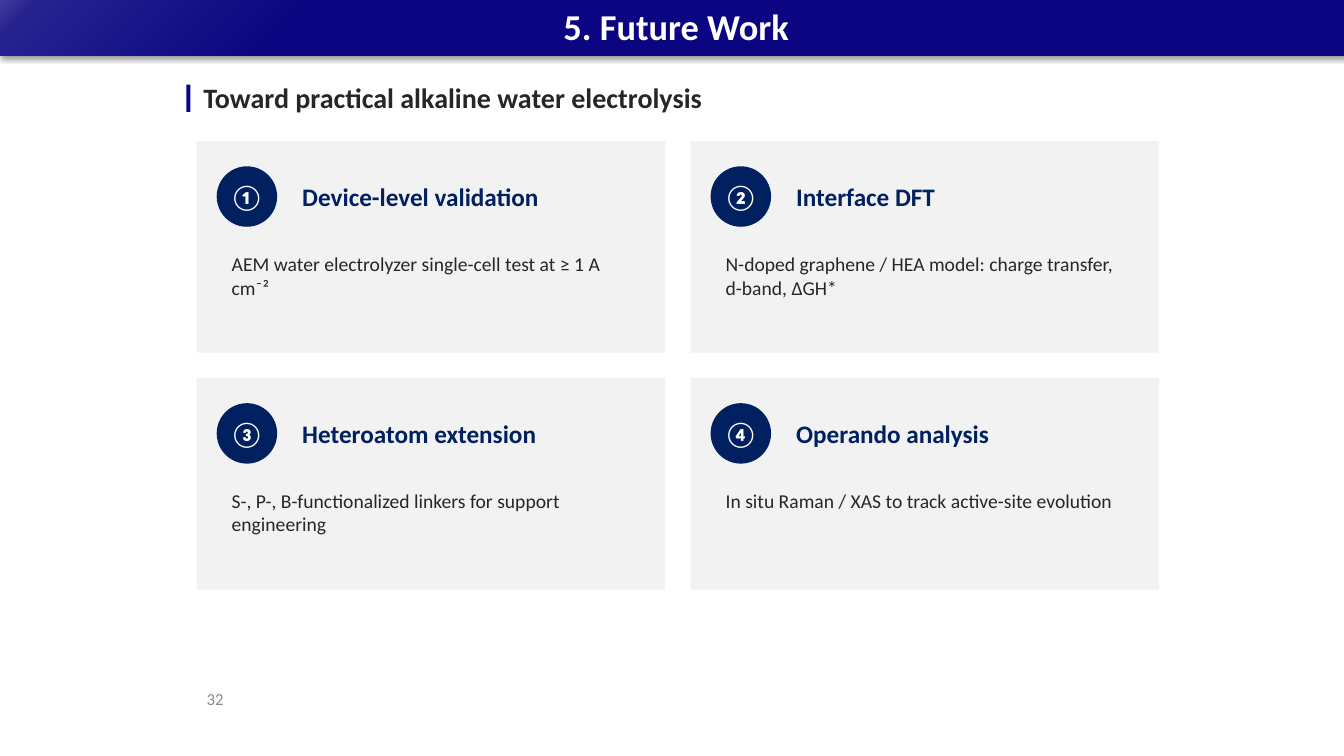
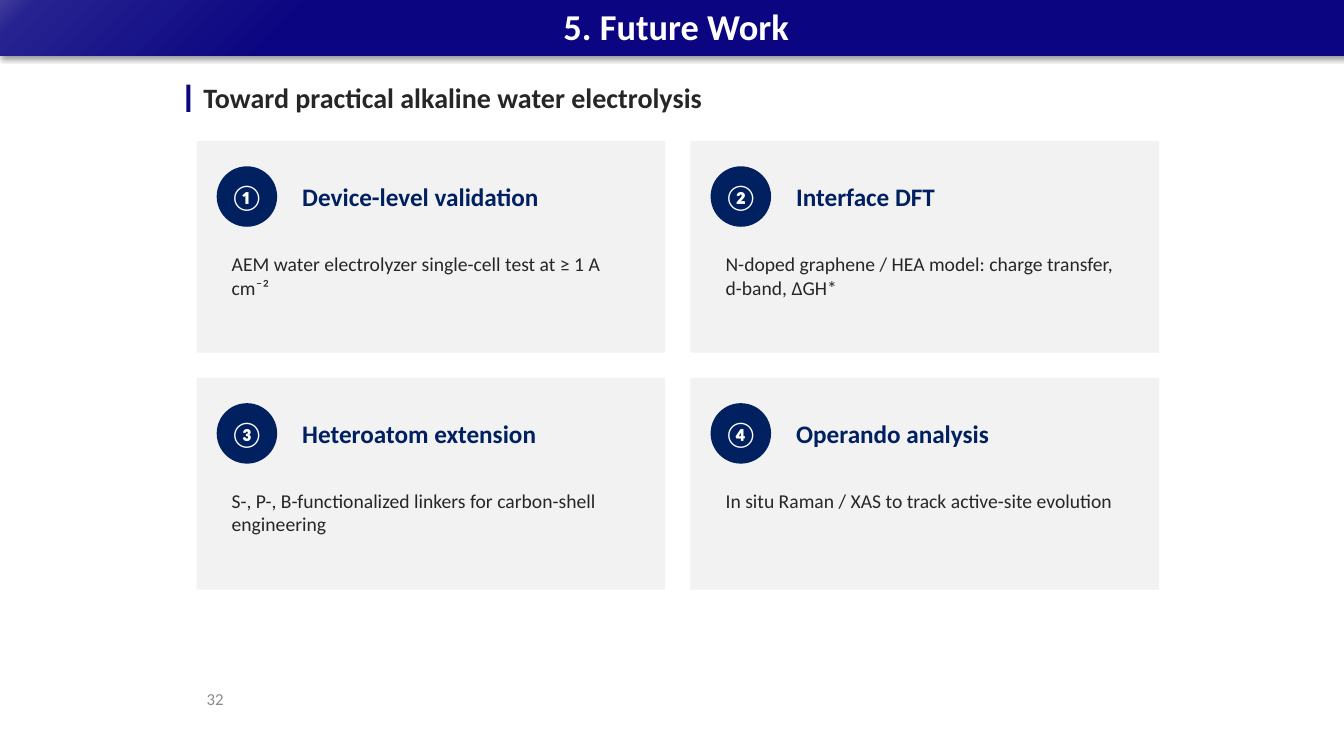
Before and after one commit to limsj0204/letter, a slide deck: slide 32 of 학위논문_디펜스_발표자료.pptx. Drawn at 1344x756 pixels with LibreOffice and Linux fonts; fonts in the diff are those of the drawing. Boxes give left, top, right and bottom in pixels: in the first picture for what was removed or moved away, otherwise in the second. Text is boxed around its words. In the diff, an @@ line names an element or a change of style, - is before the commit and + after.

```diff
--- a/학위논문_디펜스_발표자료.pptx
+++ b/학위논문_디펜스_발표자료.pptx
@@ text at bbox=[232, 494, 595, 535]: text changed @@
-S-, P-, B-functionalized linkers for support engineering
+S-, P-, B-functionalized linkers for carbon-shell engineering
```
Also in this commit, not shown: 14 other slides changed, 1 other file.
